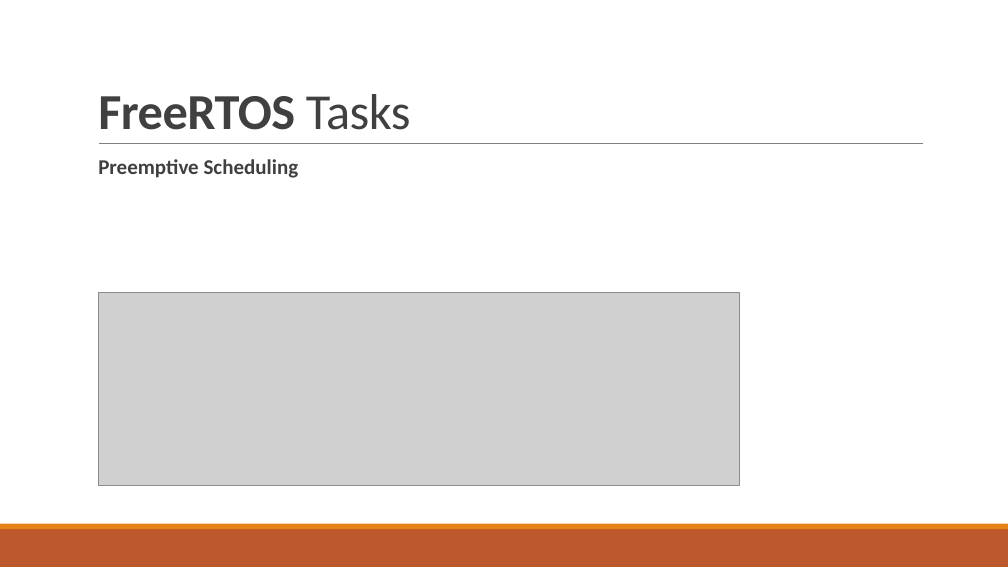
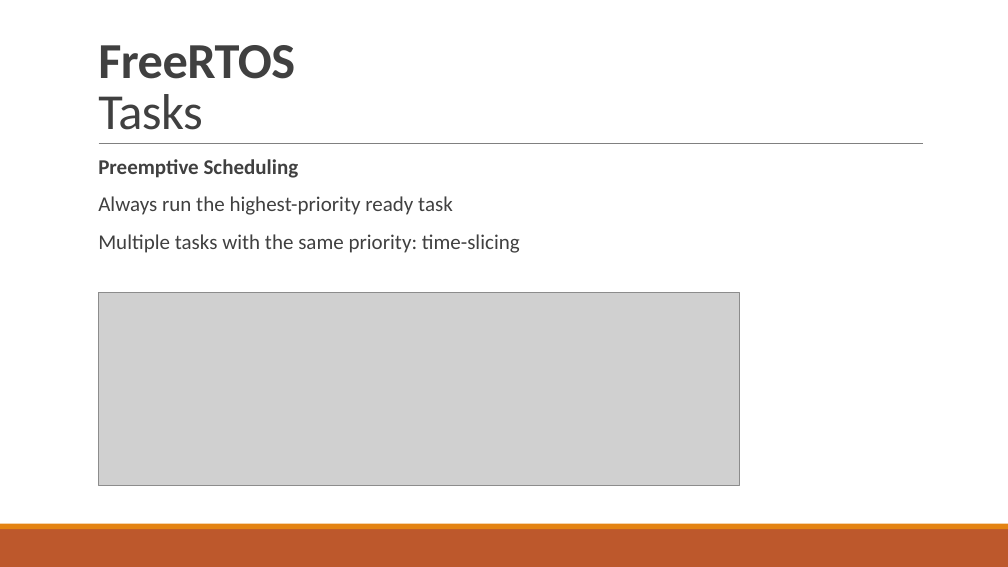
Before and after one commit to tfineich/INTRO_Projekt, a slide deck: slide 14 of Recap_SW5_Ineichen_Stecher.pptx (slide 13 before the commit). Drawn at 1008x567 pixels with LibreOffice and Linux fonts; fonts in the diff are those of the drawing; grey boxes stand for pictures. Boxes give left, top, right and bottom in pixels: in the first picture for what was removed or moved away, otherwise in the second. Text is boxed around its words. In the diff, an @@ line names an element or a change of style, - is before the commit and + after.

```diff
--- a/Recap_SW5_Ineichen_Stecher.pptx
+++ b/Recap_SW5_Ineichen_Stecher.pptx
@@ title "FreeRTOS Tasks" rewrapped from (98,94,411,130) to (98,45,295,130) @@
@@ text at (98,196,520,253): paragraphs added @@
+  Always run the highest-priority ready task
+  Multiple tasks with the same priority: time-slicing
```
Also in this commit, not shown: 1 other slide changed, 2 slides added, 2 other files.
